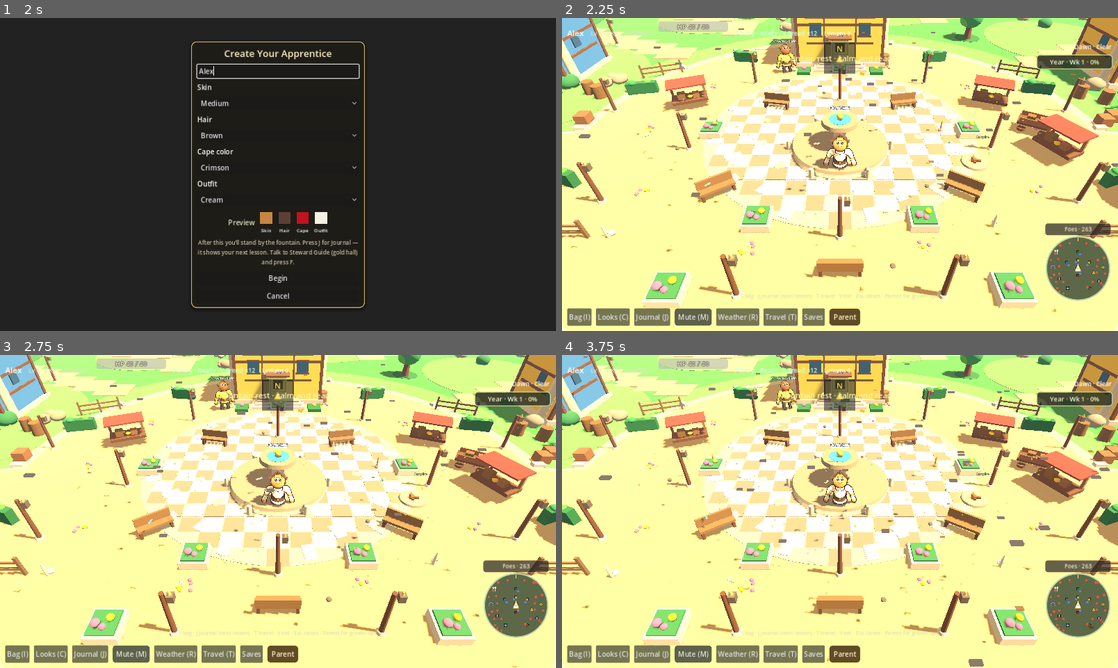
Above: before the commit, frames 1-4 (two rows, left to right).
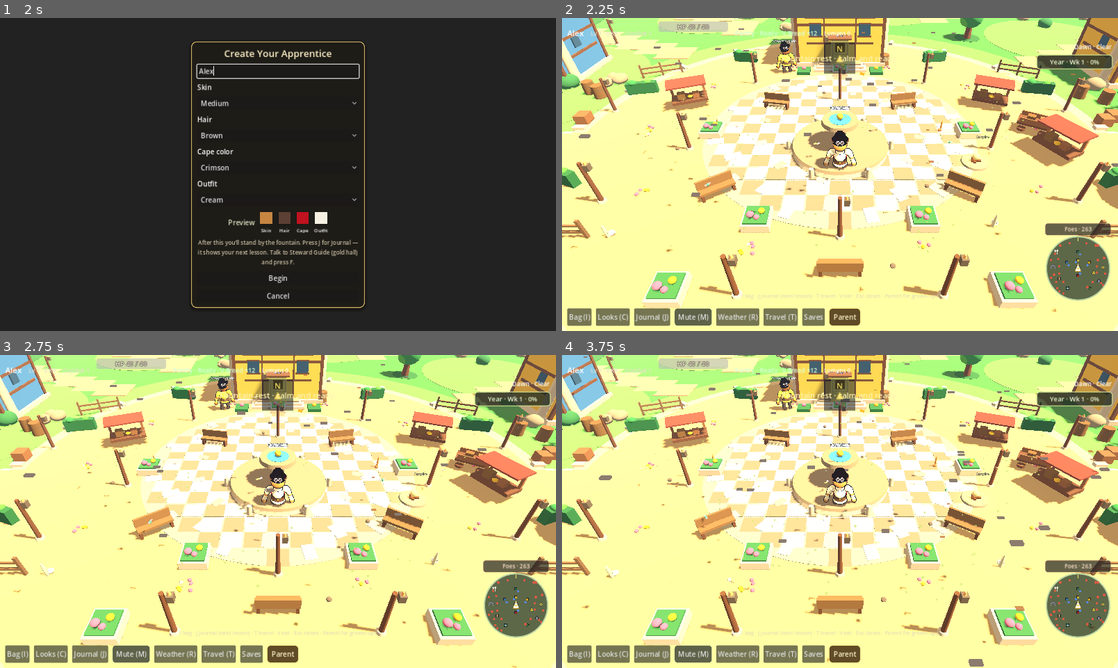
Above: after the commit, the same moments.

Repository: supertexxij/lumenstone-chronicles
Game: Godot game, scene res://scenes/main.tscn
The game is run twice, just before and just after one commit, with the same random seed, the same clock (stepped at 60 frames per second) and the same inputs.
Inputs (mouse positions are in pixels of both pictures, inside the frame that each line leads up to):
- Up to frame 1 (2 s): click "Start" at 0.5 s; click (278, 71) at 1.27 s; type "Alex" at 1.35 s
- Up to frame 2 (2.25 s): click "Begin" at 2 s
- Up to frame 3 (2.75 s): no input
- Up to frame 4 (3.75 s): tap Enter at 2.75 s; move the mouse to (962, 495) at 2.77 s; hold D (move_right) 2.78-3.5 s; hold C (wardrobe) 2.78-3.5 s; click (962, 495) at 2.92 s; click "Begin" at 3.5 s

Frame 1 is identical in both runs. In frame 2, 0.2% of the frame differs, in the area x 37-52%, y 7-48%; in frame 3, 0.2%; in frame 4, 0.2%, in the area x 37-100%, y 7-48%.

Commit message:
Replace spike hair with soft fluffy short hair and painted cards.
Crown volume uses rounded spheres, bangs/back use alpha-card textures, and
smoke markers track the soft short-hair silhouette instead of cone spikes.

Co-authored-by: supertexxij <supertexxij@users.noreply.github.com>

Diff:
--- a/scripts/characters/humanoid_builder.gd
+++ b/scripts/characters/humanoid_builder.gd
@@ -35,43 +35,64 @@
 
 
 static func _load_face_tex() -> Texture2D:
-	var path := ProjectSettings.globalize_path("res://assets/faces/apprentice_face.png")
+	return _load_png_tex("res://assets/faces/apprentice_face.png")
+
+
+static func _load_png_tex(res_path: String) -> Texture2D:
+	var path := ProjectSettings.globalize_path(res_path)
 	var img := Image.new()
 	var err := img.load(path)
 	if err != OK:
-		push_warning("HumanoidBuilder: could not load face texture (%s)" % err)
+		push_warning("HumanoidBuilder: could not load texture %s (%s)" % [res_path, err])
 		return null
 	return ImageTexture.create_from_image(img)
 
 
-static func _make_face_decal(parent: Node3D) -> MeshInstance3D:
-	## Painted storybook face card — tipped toward the elevated village camera.
+static func _make_alpha_card(parent: Node3D, name: String, tex: Texture2D, size: Vector2, pos: Vector3, rot_deg: Vector3, priority: int = 8) -> MeshInstance3D:
 	var mi := MeshInstance3D.new()
-	mi.name = "FaceDecal"
+	mi.name = name
 	var q := QuadMesh.new()
-	q.size = Vector2(0.55, 0.55)
+	q.size = size
 	mi.mesh = q
-	# Upper-front of the head, tipped so the painted face faces the overhead camera.
-	mi.position = Vector3(0, 1.92, 0.22)
-	mi.rotation_degrees.x = -40
+	mi.position = pos
+	mi.rotation_degrees = rot_deg
 	parent.add_child(mi)
 	var mat := StandardMaterial3D.new()
 	mat.transparency = BaseMaterial3D.TRANSPARENCY_ALPHA
 	mat.shading_mode = BaseMaterial3D.SHADING_MODE_UNSHADED
-	var tex := _load_face_tex()
 	if tex:
 		mat.albedo_texture = tex
 	mat.texture_filter = BaseMaterial3D.TEXTURE_FILTER_LINEAR_WITH_MIPMAPS
 	mat.cull_mode = BaseMaterial3D.CULL_DISABLED
 	mat.roughness = 1.0
-	# Always draw over the head sphere so the face stays readable from above
-	# (otherwise the sphere depth-tests away most of the painted card).
 	mat.no_depth_test = true
 	mat.depth_draw_mode = BaseMaterial3D.DEPTH_DRAW_DISABLED
-	mat.render_priority = 10
+	mat.render_priority = priority
 	mi.material_override = mat
 	HeadlessGuard.guard_mesh(mi)
 	return mi
+
+
+static func _tint_card(mi: MeshInstance3D, c: Color) -> void:
+	if mi == null or mi.material_override == null:
+		return
+	var mat := mi.material_override as StandardMaterial3D
+	if mat:
+		# Texture is authored dark-brown; multiply toward wardrobe hair color.
+		mat.albedo_color = c
+
+
+static func _make_face_decal(parent: Node3D) -> MeshInstance3D:
+	## Painted storybook face card — tipped toward the elevated village camera.
+	return _make_alpha_card(
+		parent,
+		"FaceDecal",
+		_load_face_tex(),
+		Vector2(0.55, 0.55),
+		Vector3(0, 1.92, 0.22),
+		Vector3(-40, 0, 0),
+		10
+	)
 
 
 static func _mi(mesh: Mesh, pos: Vector3, parent: Node3D, name: String) -> MeshInstance3D:
@@ -109,22 +130,6 @@
 	var m := CapsuleMesh.new()
 	m.radius = r
 	m.height = h
-	return m
-
-
-static func _prism(size: Vector3) -> PrismMesh:
-	var m := PrismMesh.new()
-	m.size = size
-	return m
-
-
-static func _cone(bot_r: float, h: float) -> CylinderMesh:
-	## Pointy anime hair clump (fat base → thin tip).
-	var m := CylinderMesh.new()
-	m.top_radius = 0.008
-	m.bottom_radius = bot_r
-	m.height = h
-	m.radial_segments = 18
 	return m
 
 
@@ -151,41 +156,58 @@
 	var collar := _mi(_sphere(0.20, 0.12), Vector3(0, 1.36, 0.03), bob, "Collar")
 	# Big storybook head — face features sit on the front surface (not buried inside).
 	var head := _mi(_sphere(0.32), Vector3(0, 1.78, 0.04), bob, "Head")
-	# Anime-inspired hair: crown + smooth cone spikes + fringe + side locks + ahoge.
-	# Pointed volumetric clumps (high-segment cones, no ink-grow) read as anime tufts.
-	var hair := _mi(_sphere(0.30, 0.24), Vector3(0, 1.93, -0.12), bob, "Hair")
-	hair.scale = Vector3(1.16, 0.82, 1.08)
-	# Top / back spikes
-	var hair_spike_c := _mi(_cone(0.10, 0.38), Vector3(0.0, 2.18, -0.02), bob, "HairSpikeC")
-	hair_spike_c.rotation_degrees = Vector3(25, 0, 0)
-	var hair_spike_l := _mi(_cone(0.085, 0.34), Vector3(-0.15, 2.14, 0.04), bob, "HairSpikeL")
-	hair_spike_l.rotation_degrees = Vector3(12, -5, -36)
-	var hair_spike_r := _mi(_cone(0.085, 0.34), Vector3(0.15, 2.14, 0.04), bob, "HairSpikeR")
-	hair_spike_r.rotation_degrees = Vector3(12, 5, 36)
-	var hair_spike_bl := _mi(_cone(0.08, 0.32), Vector3(-0.10, 2.06, -0.18), bob, "HairSpikeBL")
-	hair_spike_bl.rotation_degrees = Vector3(40, -18, -10)
-	var hair_spike_br := _mi(_cone(0.08, 0.32), Vector3(0.10, 2.06, -0.18), bob, "HairSpikeBR")
-	hair_spike_br.rotation_degrees = Vector3(40, 18, 10)
-	# Side wing spikes
-	var hair_spike_wl := _mi(_cone(0.075, 0.30), Vector3(-0.28, 1.96, 0.04), bob, "HairSpikeWL")
-	hair_spike_wl.rotation_degrees = Vector3(5, 10, -78)
-	var hair_spike_wr := _mi(_cone(0.075, 0.30), Vector3(0.28, 1.96, 0.04), bob, "HairSpikeWR")
-	hair_spike_wr.rotation_degrees = Vector3(5, -10, 78)
-	# Forehead fringe — tip toward face, base at hairline
-	var bangs := _mi(_cone(0.075, 0.24), Vector3(0.0, 1.98, 0.18), bob, "Bangs")
-	bangs.rotation_degrees = Vector3(118, 0, 0)
-	var bang_l := _mi(_cone(0.06, 0.22), Vector3(-0.11, 1.96, 0.16), bob, "BangL")
-	bang_l.rotation_degrees = Vector3(112, 18, -18)
-	var bang_r := _mi(_cone(0.06, 0.22), Vector3(0.11, 1.96, 0.16), bob, "BangR")
-	bang_r.rotation_degrees = Vector3(112, -18, 18)
-	# Side locks
-	var l_lock := _mi(_capsule(0.048, 0.34), Vector3(-0.28, 1.66, 0.10), bob, "LLock")
-	l_lock.rotation_degrees = Vector3(18, 8, 28)
-	var r_lock := _mi(_capsule(0.048, 0.34), Vector3(0.28, 1.66, 0.10), bob, "RLock")
-	r_lock.rotation_degrees = Vector3(18, -8, -28)
-	# Ahoge
-	var ahoge := _mi(_cone(0.03, 0.20), Vector3(0.05, 2.30, 0.0), bob, "Ahoge")
-	ahoge.rotation_degrees = Vector3(8, 0, 40)
+	# Soft anime short-hair: fluffy crown volume + painted bangs/back cards
+	# (cute layered fringe — not geometric cone spikes).
+	var hair := _mi(_sphere(0.34, 0.30), Vector3(0, 1.92, -0.08), bob, "Hair")
+	hair.scale = Vector3(1.22, 0.95, 1.18)
+	# Soft top fluff tufts (gentle, not weapon spikes)
+	var hair_spike_c := _mi(_sphere(0.12, 0.18), Vector3(0.02, 2.14, -0.04), bob, "HairSpikeC")
+	hair_spike_c.scale = Vector3(1.1, 0.85, 0.9)
+	var hair_spike_l := _mi(_sphere(0.10, 0.16), Vector3(-0.16, 2.08, 0.0), bob, "HairSpikeL")
+	hair_spike_l.scale = Vector3(1.0, 0.8, 0.85)
+	var hair_spike_r := _mi(_sphere(0.10, 0.16), Vector3(0.16, 2.08, 0.0), bob, "HairSpikeR")
+	hair_spike_r.scale = Vector3(1.0, 0.8, 0.85)
+	var hair_spike_bl := _mi(_sphere(0.11, 0.16), Vector3(-0.12, 2.00, -0.18), bob, "HairSpikeBL")
+	var hair_spike_br := _mi(_sphere(0.11, 0.16), Vector3(0.12, 2.00, -0.18), bob, "HairSpikeBR")
+	# Soft side volume (hidden under painted cards / locks — kept for wardrobe API)
+	var hair_spike_wl := _mi(_sphere(0.09, 0.14), Vector3(-0.28, 1.90, -0.02), bob, "HairSpikeWL")
+	var hair_spike_wr := _mi(_sphere(0.09, 0.14), Vector3(0.28, 1.90, -0.02), bob, "HairSpikeWR")
+	# Painted bangs card — soft swept anime fringe
+	var bangs := _make_alpha_card(
+		bob,
+		"Bangs",
+		_load_png_tex("res://assets/faces/apprentice_bangs.png"),
+		Vector2(0.72, 0.48),
+		Vector3(0.0, 1.98, 0.16),
+		Vector3(-42, 0, 0),
+		9
+	)
+	# Extra soft 3D bang accents under the card
+	var bang_l := _mi(_sphere(0.07, 0.14), Vector3(-0.14, 1.92, 0.18), bob, "BangL")
+	bang_l.scale = Vector3(0.9, 1.0, 0.55)
+	bang_l.rotation_degrees = Vector3(35, 10, -10)
+	var bang_r := _mi(_sphere(0.07, 0.14), Vector3(0.14, 1.92, 0.18), bob, "BangR")
+	bang_r.scale = Vector3(0.9, 1.0, 0.55)
+	bang_r.rotation_degrees = Vector3(35, -10, 10)
+	# Soft cheek-framing locks
+	var l_lock := _mi(_capsule(0.055, 0.28), Vector3(-0.27, 1.70, 0.10), bob, "LLock")
+	l_lock.rotation_degrees = Vector3(12, 5, 20)
+	var r_lock := _mi(_capsule(0.055, 0.28), Vector3(0.27, 1.70, 0.10), bob, "RLock")
+	r_lock.rotation_degrees = Vector3(12, -5, -20)
+	# Tiny soft tuft (cute, not a rigid ahoge spear)
+	var ahoge := _mi(_sphere(0.05, 0.12), Vector3(0.08, 2.20, 0.02), bob, "Ahoge")
+	ahoge.scale = Vector3(0.7, 1.0, 0.7)
+	ahoge.rotation_degrees = Vector3(10, 0, 25)
+	# Painted soft bob card on the back for layered anime silhouette
+	var hair_back := _make_alpha_card(
+		bob,
+		"HairBack",
+		_load_png_tex("res://assets/faces/apprentice_hair_back.png"),
+		Vector2(0.78, 0.78),
+		Vector3(0.0, 1.88, -0.20),
+		Vector3(18, 180, 0),
+		7
+	)
 
 	var l_shoulder := _mi(_sphere(0.15), Vector3(-0.36, 1.32, 0), bob, "LShoulder")
 	var r_shoulder := _mi(_sphere(0.15), Vector3(0.36, 1.32, 0), bob, "RShoulder")
@@ -362,6 +384,7 @@
 		"hair_spike_wl": hair_spike_wl,
 		"hair_spike_wr": hair_spike_wr,
 		"ahoge": ahoge,
+		"hair_back": hair_back,
 		"l_shoulder": l_shoulder,
 		"r_shoulder": r_shoulder,
 		"hat": hat,
@@ -438,21 +461,22 @@
 static func apply_human_colors(parts: Dictionary, skin: Color, hair: Color, outfit: Color, cape_col: Color, shoe: Color = Color("#3b2f2f")) -> void:
 	set_color(parts.get("head"), skin)
 	set_color(parts.get("neck"), skin)
-	# Anime hair layers — no ink-grow on strands (grow outlines make cones look like slabs).
+	# Soft anime hair — tint painted cards + soft fluff meshes (no ink-grow slabs).
 	set_color(parts.get("hair"), hair, 0.7, false)
-	set_color(parts.get("bangs"), hair.lightened(0.07), 0.65, false)
-	set_color(parts.get("bang_l"), hair.lightened(0.04), 0.65, false)
-	set_color(parts.get("bang_r"), hair.lightened(0.04), 0.65, false)
-	set_color(parts.get("hair_spike_c"), hair.darkened(0.02), 0.68, false)
-	set_color(parts.get("hair_spike_l"), hair.darkened(0.05), 0.68, false)
-	set_color(parts.get("hair_spike_r"), hair.darkened(0.05), 0.68, false)
-	set_color(parts.get("hair_spike_bl"), hair.darkened(0.08), 0.7, false)
-	set_color(parts.get("hair_spike_br"), hair.darkened(0.08), 0.7, false)
-	set_color(parts.get("hair_spike_wl"), hair.darkened(0.06), 0.68, false)
-	set_color(parts.get("hair_spike_wr"), hair.darkened(0.06), 0.68, false)
-	set_color(parts.get("l_lock"), hair.darkened(0.04), 0.68, false)
-	set_color(parts.get("r_lock"), hair.darkened(0.04), 0.68, false)
-	set_color(parts.get("ahoge"), hair.lightened(0.10), 0.62, false)
+	set_color(parts.get("bang_l"), hair.lightened(0.05), 0.65, false)
+	set_color(parts.get("bang_r"), hair.lightened(0.05), 0.65, false)
+	set_color(parts.get("hair_spike_c"), hair.lightened(0.04), 0.65, false)
+	set_color(parts.get("hair_spike_l"), hair.darkened(0.03), 0.68, false)
+	set_color(parts.get("hair_spike_r"), hair.darkened(0.03), 0.68, false)
+	set_color(parts.get("hair_spike_bl"), hair.darkened(0.06), 0.7, false)
+	set_color(parts.get("hair_spike_br"), hair.darkened(0.06), 0.7, false)
+	set_color(parts.get("hair_spike_wl"), hair.darkened(0.04), 0.68, false)
+	set_color(parts.get("hair_spike_wr"), hair.darkened(0.04), 0.68, false)
+	set_color(parts.get("l_lock"), hair.darkened(0.05), 0.68, false)
+	set_color(parts.get("r_lock"), hair.darkened(0.05), 0.68, false)
+	set_color(parts.get("ahoge"), hair.lightened(0.08), 0.62, false)
+	_tint_card(parts.get("bangs"), hair.lightened(0.05))
+	_tint_card(parts.get("hair_back"), hair)
 	var pants := Color("#4a3a32")
 	set_color(parts.get("torso"), outfit)
 	set_color(parts.get("pelvis"), pants)
--- a/tools/smoke_check.gd
+++ b/tools/smoke_check.gd
@@ -950,14 +950,14 @@
 	print("CARTOON_HUMANOID_184", "Soft cartoon humanoid" in hb184 and "v1.84 cartoon" in hb184)
 	print("CARTOON_TORSO_184", parts.get("torso") != null and parts["torso"].mesh is CapsuleMesh)
 	print("CARTOON_HEAD_184", parts.get("head") != null and parts["head"].mesh is SphereMesh)
-	print("CARTOON_NO_BOX_FACE_184", parts.get("nose") != null and parts["nose"].mesh is SphereMesh and parts.get("mouth") != null and parts["mouth"].mesh is SphereMesh and parts.get("bangs") != null and parts["bangs"].mesh is SphereMesh)
+	print("CARTOON_NO_BOX_FACE_184", parts.get("nose") != null and parts["nose"].mesh is SphereMesh and parts.get("mouth") != null and parts["mouth"].mesh is SphereMesh and parts.get("bang_l") != null and parts["bang_l"].mesh is SphereMesh)
 	print("CARTOON_FEET_184", parts.get("l_foot") != null and parts["l_foot"].mesh is SphereMesh and parts.get("r_foot") != null and parts["r_foot"].mesh is SphereMesh)
 	print("CARTOON_CAPE_184", parts.get("cape") != null and parts["cape"].mesh is CapsuleMesh)
 	print("CARTOON_MAT_184", "DIFFUSE_TOON" in hb184 and "roughness: float = 0.72" in hb184)
 	print("CARTOON_OUTLINE_184", "CULL_FRONT" in hb184 and "grow_amount" in hb184 and "next_pass" in hb184)
 	print("CARTOON_FACE_184", parts.has("l_shine") and parts.has("l_cheek") and parts.has("r_shine") and parts.has("r_cheek"))
 	print("CARTOON_FACE_PRETTY_184", parts.has("l_iris") and parts.has("face_decal") and "FaceDecal" in hb184 and "apprentice_face.png" in hb184)
-	print("ANIME_HAIR_184", parts.has("hair_spike_c") and parts.has("bang_l") and parts.has("bang_r") and parts.has("ahoge") and "Anime-inspired hair" in hb184 and "_prism" in hb184)
+	print("ANIME_HAIR_184", parts.has("hair_spike_c") and parts.has("bang_l") and parts.has("bang_r") and parts.has("ahoge") and parts.has("hair_back") and parts.has("bangs") and parts["bangs"].mesh is QuadMesh and "Soft anime short-hair" in hb184 and "apprentice_bangs.png" in hb184)
 	var gs184 = _src("res://scripts/autoload/game_state.gd")
 	print("PIN_STILL_1234_W184", "const DEFAULT_PIN := \"1234\"" in gs184 or 'DEFAULT_PIN := "1234"' in gs184)
 	print("MASTERY_80_W184", "MASTERY_PCT := 0.8" in gs184 or "0.8" in gs184)
--- a/tools/world_smoke.gd
+++ b/tools/world_smoke.gd
@@ -655,7 +655,7 @@
 	print("CARTOON_HUMANOID_SRC", "Soft cartoon humanoid" in _src("res://scripts/characters/humanoid_builder.gd") and "DIF …(220 unchanged characters)…
 	print("CARTOON_CREATURE_SRC", "soft cartoon, not blocky" in _src("res://scripts/characters/creature_builder.gd") and "DIFFUSE_TOON" in _src("res://scripts/characters/creature_builder.gd"))
 	print("CARTOON_FACE_PRETTY_SRC", "FaceDecal" in _src("res://scripts/characters/humanoid_builder.gd") and "apprentice_face.png" in _src("res://scripts/characters/humanoid_builder.gd") and "LIris" in _src("res://scripts/characters/humanoid_builder.gd"))
-	print("ANIME_HAIR_SRC", "Anime-inspired hair" in _src("res://scripts/characters/humanoid_builder.gd") and "HairSpikeC" in _src("res://scripts/characters/humanoid_builder.gd") and "Ahoge" in _src("res://scripts/characters/humanoid_builder.gd"))
+	print("ANIME_HAIR_SRC", "Soft anime short-hair" in _src("res://scripts/characters/humanoid_builder.gd") and "HairSpikeC" in _src("res://scripts/characters/humanoid_builder.gd") and "HairBack" in _src("res://scripts/characters/humanoid_builder.gd") and "apprentice_bangs.png" in _src("res://scripts/characters/humanoid_builder.gd"))
 	if gs:
 		if gs.has_method("get_next_up"):
 			var nxt = gs.get_next_up()
Binary file added: assets/faces/apprentice_bangs.png
Binary file added: assets/faces/apprentice_hair_back.png
Not shown, changed: README.md
